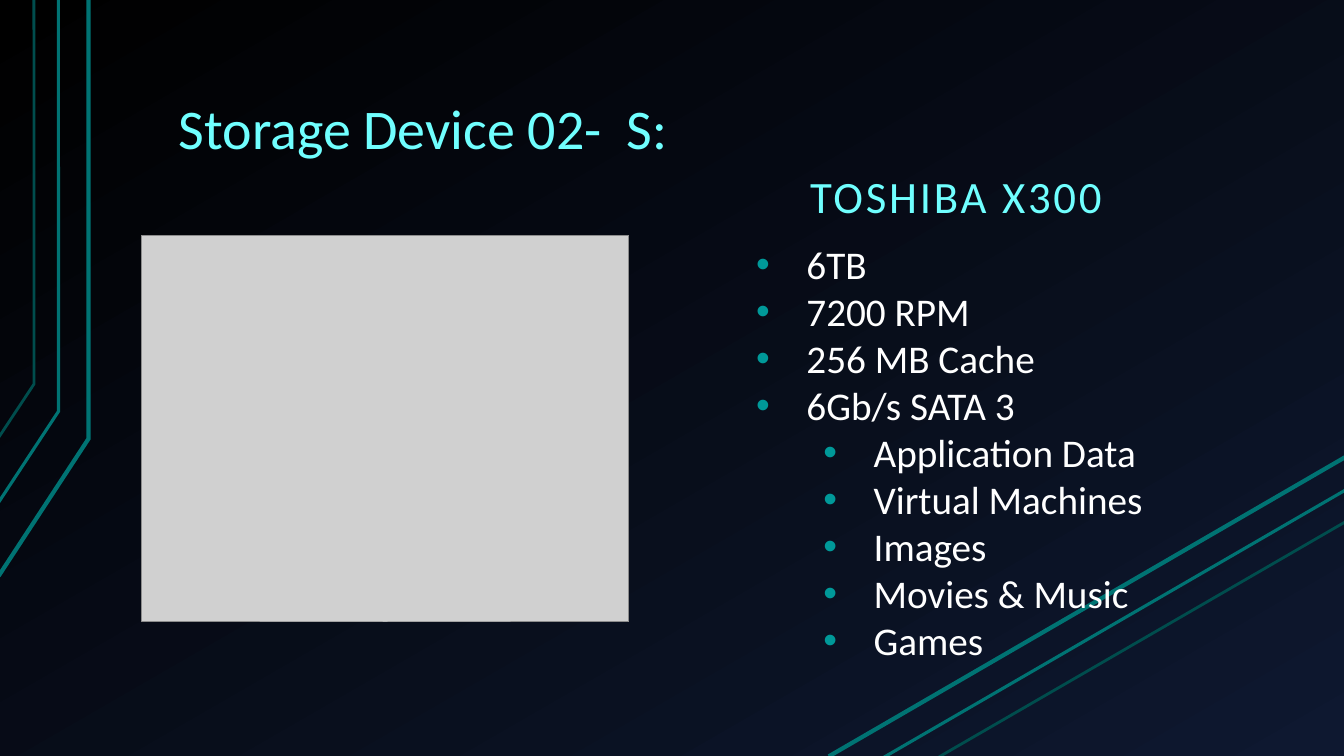
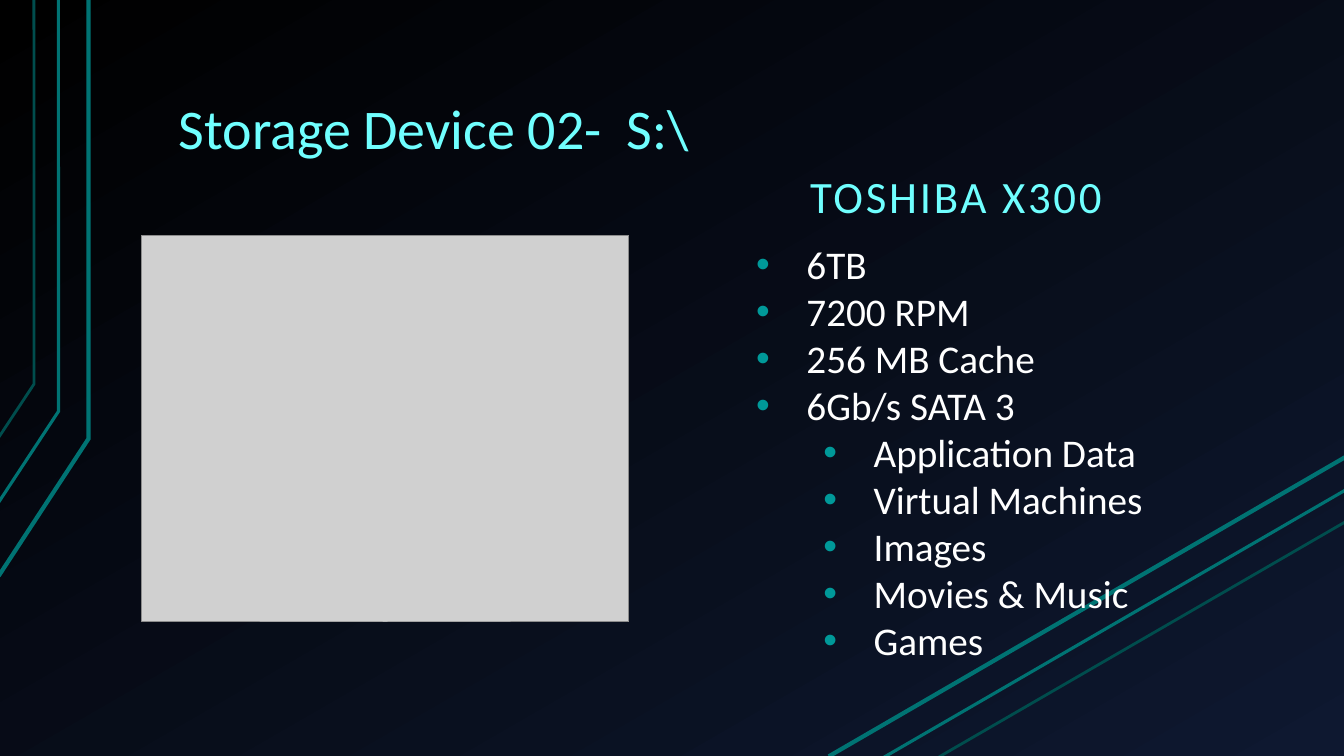
Before and after one commit to Ploppa-Smurph/ctec112_IT_HardwareSupport, a slide deck: slide 11 of buildPC.pptx. Drawn at 1344x756 pixels with LibreOffice and Linux fonts; fonts in the diff are those of the drawing; grey boxes stand for pictures. Boxes give left, top, right and bottom in pixels: in the first picture for what was removed or moved away, otherwise in the second. Text is boxed around its words. In the diff, an @@ line names an element or a change of style, - is before the commit and + after.

```diff
--- a/buildPC.pptx
+++ b/buildPC.pptx
@@ title at box(179, 110, 689, 159): text changed @@
-Storage Device 02- S:
+Storage Device 02- S:\
```
Also in this commit, not shown: 4 other slides changed.
